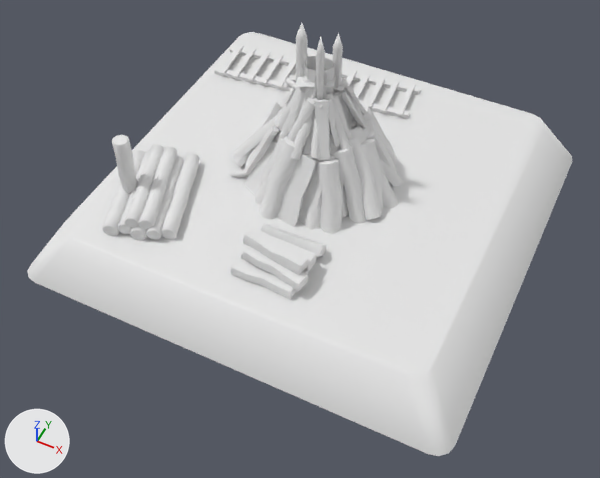
Renders of the FBX model Content/Buildings/Meshes/CoalerPile_Construction_Stage3.fbx from each side of a commit.
Rendered twice from a 50 mm camera at (4.59, -9.9, 10.38) aimed at (0.35, -1.41, -0.23). Arrows for +X, +Y and +Z are at lower left; the lights stay in place. Where no turn or scale is listed for an object, it has been applied to the vertices.

Objects in the first picture: 'CoalerPile_Base_Construction_Stage3', 'CoalerPile_ConstructionLadder_Stage3', 'CoalerPile_ConstructionWood1_Stage3', 'CoalerPile_ConstructionWood2_Stage3', 'CoalerPile_Construction_Stage3'.
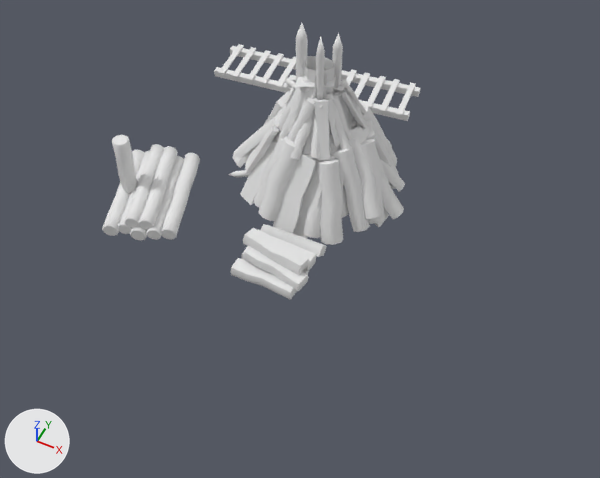
The change, as a list of edits to the scene's bpy script:
```text
Remove ob_coalerpile_base_construction_stage3:
    ob_coalerpile_base_construction_stage3 = bpy.data.objects.new('CoalerPile_Base_Construction_Stage3', me_plane_028)
    ob_coalerpile_base_construction_stage3.location = (0.0, 0.0, 0.0)
```

Pixel boxes [x1, y1, x2, y2] of what changed, in the pictures (600 x 478 px):
'CoalerPile_Base_Construction_Stage3', deleted: before [27, 32, 572, 456]
